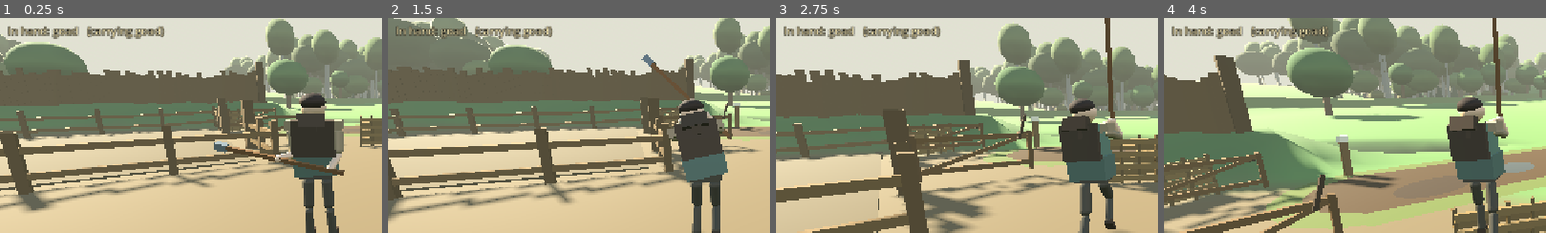
Above: before the commit, frames 1-4 (left to right).
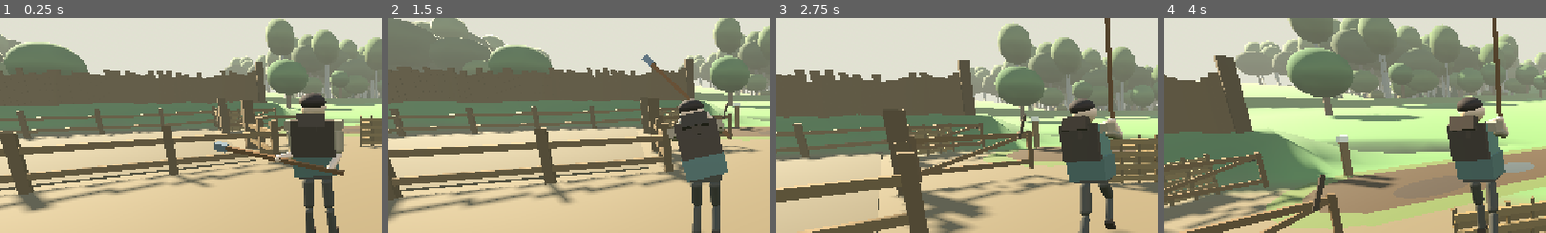
Above: after the commit, the same moments.

Repository: fortins4/devPlayground
Game: Godot game, scene res://scenes/prologue/opening_cattle_drive.tscn
Two runs of this game, one before a commit and one after it. Both use one fixed random seed, a clock stepped at 60 frames per second and the inputs below. This scene is started directly instead of the project's main scene.
Inputs (mouse positions are % of the whole screen's width and height, from its top left):
- Up to frame 1 (0.25 s): no input
- Up to frame 2 (1.5 s): tap Enter at 0.5 s; move the mouse to (55, 50) at 0.52 s; hold Right mouse button (attack_heavy) 0.53-1.28 s; hold W (move_forward) from 0.53 s (still down); click (55, 50) at 0.67 s; tap Space (jump) at 0.77 s; move the mouse to (45, 50) at 1.27 s; click (45, 50) at 1.35 s
- Up to frame 3 (2.75 s): keep holding W (move_forward); tap Space (jump) at 1.52 s; move the mouse to (52, 48) at 2.02 s; hold H (band_toggle) from 2.03 s (still down)
- Up to frame 4 (4 s): keep holding W (move_forward); move the mouse to (49, 52) at 2.77 s; release H (band_toggle) at 2.78 s; tap Ctrl (crouch) at 2.85 s; click (49, 52) at 2.92 s; tap Space (jump) at 3.02, 3.77 s; move the mouse to (57, 51) at 3.52 s; hold Q (cycle_weapon) from 3.53 s (still down)
The pictures show only the part of the screen within x 0-50%, y 13-63%; the shares and areas given below are measured in that part.

The runs differ from the first frame. In frame 1, 1.5% of the frame differs, in the area x 2-43%, y 3-10%; in frame 2, 1.3%; in frame 3, 1.5%; in frame 4, 1.3%.

Commit message:
Opening HUD: remove the top-left 'In hand: … (carrying goad)' label

Diff:
--- a/scripts/prologue/opening_drive_hud.gd
+++ b/scripts/prologue/opening_drive_hud.gd
@@ -9,7 +9,6 @@
 var _banner: Label
 var _flash: Label
 var _controls: Label
-var _weapon: Label
 var _chore: Node = null
 var _tie_chore: Node = null
 var _maire_chore: Node = null
@@ -45,12 +44,6 @@
 	_status.offset_top = 104
 	_status.offset_bottom = 166
 	_status.horizontal_alignment = HORIZONTAL_ALIGNMENT_RIGHT
-	_weapon = _make_label(root, 18, Color(0.92, 0.86, 0.66), 4)
-	_weapon.set_anchors_preset(Control.PRESET_TOP_LEFT)
-	_weapon.offset_left = 18
-	_weapon.offset_top = 104
-	_weapon.offset_right = 420
-	_weapon.offset_bottom = 136
 	_flash = _make_label(root, 23, Color(1.0, 0.9, 0.5), 3)
 	_flash.add_theme_color_override("font_shadow_color", Color(0.0, 0.0, 0.0, 0.75))
 	_flash.add_theme_constant_override("shadow_offset_x", 2)
@@ -130,10 +123,6 @@
 		_controls.text = "WASD move · Shift sprint · Alt walk · mouse look · 1 stow · 3 goad · Q cycle · LMB/RMB prod · E interact · R reset herd · T restart · Esc mouse"
 	else:
 		_controls.text = "WASD move · Shift sprint · Alt walk · mouse look · 1 stow · 3 goad · Q cycle · LMB/RMB prod · R reset herd · T restart · Esc mouse"
-	var player := get_tree().get_first_node_in_group("player")
-	var combat := player.get_node_or_null("CombatSystem") if player else null
-	if combat and combat.has_method("weapon_name"):
-		_weapon.text = "In hand: %s   (carrying goad)" % String(combat.call("weapon_name"))
 
 
 
